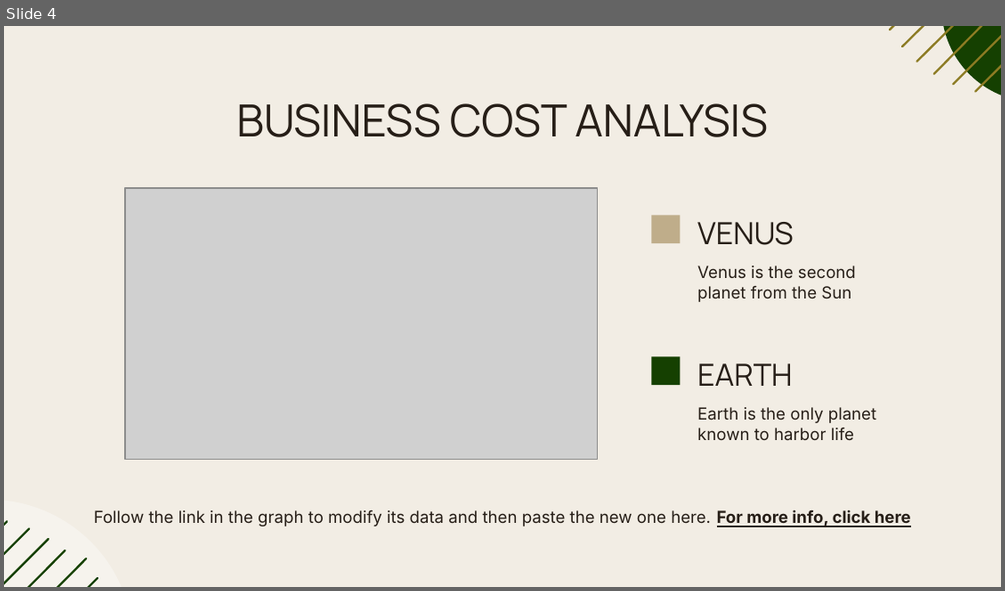
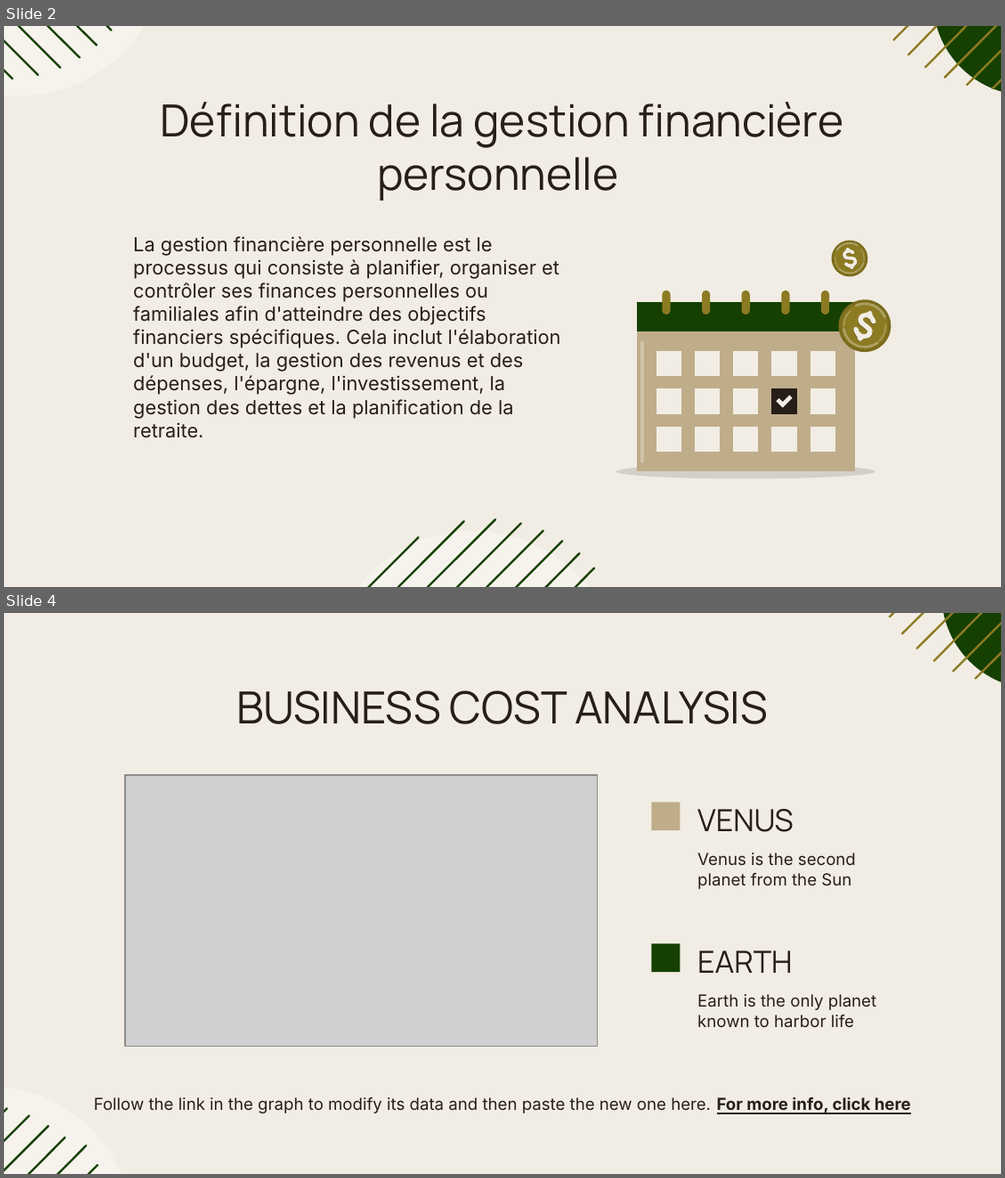
Before and after one commit to jaaysus/SoftSkillsPresentation, a slide deck: Business Cost Analysis Infographics.pptx. Shown one above the other, each under a label of ours: slide 4 before the commit, slides 2 and 4 after it; the slides between them are not shown. The pictures are 1005x591 and 1005x1178 pixels, drawn with LibreOffice and Linux fonts; fonts in the diff are those of the drawing; grey boxes stand for pictures. Boxes give left, top, right and bottom in pixels: in the first picture for what was removed or moved away, otherwise in the second. Text is boxed around its words. In the diff, an @@ line names an element or a change of style, - is before the commit and + after.

```diff
--- a/Business Cost Analysis Infographics.pptx
+++ b/Business Cost Analysis Infographics.pptx
@@ slide 2 added at [4, 26, 1001, 587], background #F2EDE4 @@
@@ ellipse added at [4, 26, 163, 95], fill #FFFFFF at 36% opacity @@
@@ ellipse added at [933, 26, 1001, 95], fill #154001 @@
@@ title added at [161, 102, 844, 200], 32 pt, text #261E17 @@
+Définition de la gestion financière personnelle
@@ text added at [133, 236, 561, 438], 14 pt, text #261E17 @@
+La gestion financière personnelle est le processus qui consiste à planifier, organiser et contrôler ses finances personnelles ou familiales afin d'atteindre des objectifs financiers spécifiques. Cela inclut l'élaboration d'un budget, la gestion des revenus et des dépenses, l'épargne, l'investissement, la gestion des dettes et la planification de la retraite.
@@ group added at [616, 237, 899, 478]: 42 freeform shapes, 1 rounded rectangle @@
@@ ellipse added at [328, 531, 617, 587], fill #FFFFFF at 36% opacity @@
@@ group added at [4, 26, 1001, 587]: 20 freeform shapes @@
```
Also in this commit, not shown: 1 slide changed, 1 other slide added, 2 slides removed.
